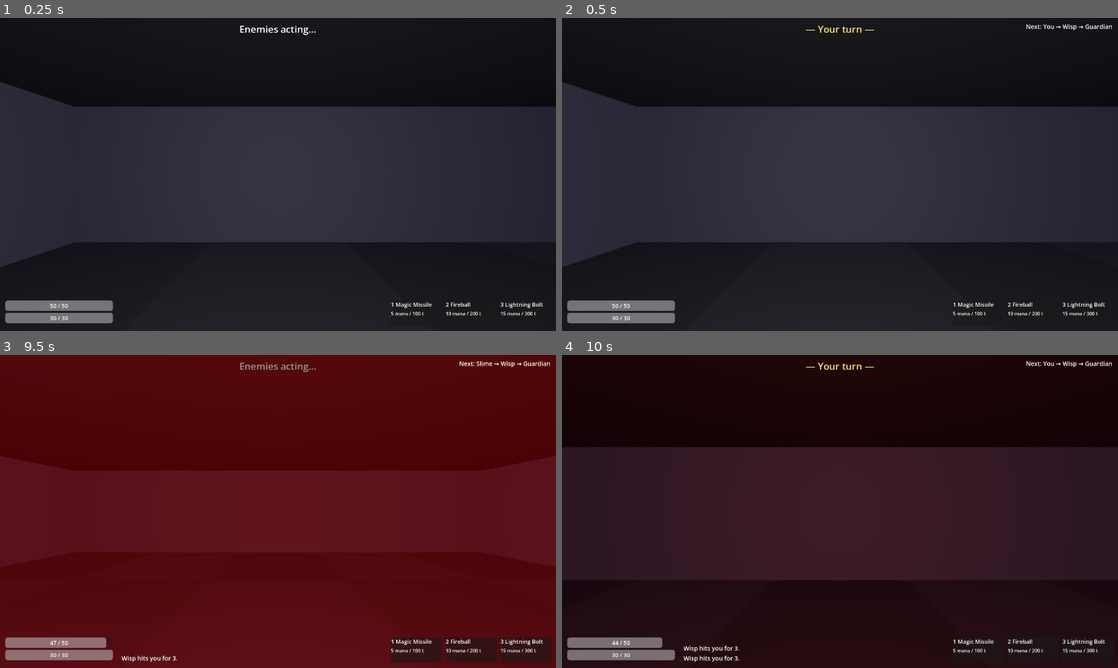
Above: before the commit, frames 1-4 (two rows, left to right).
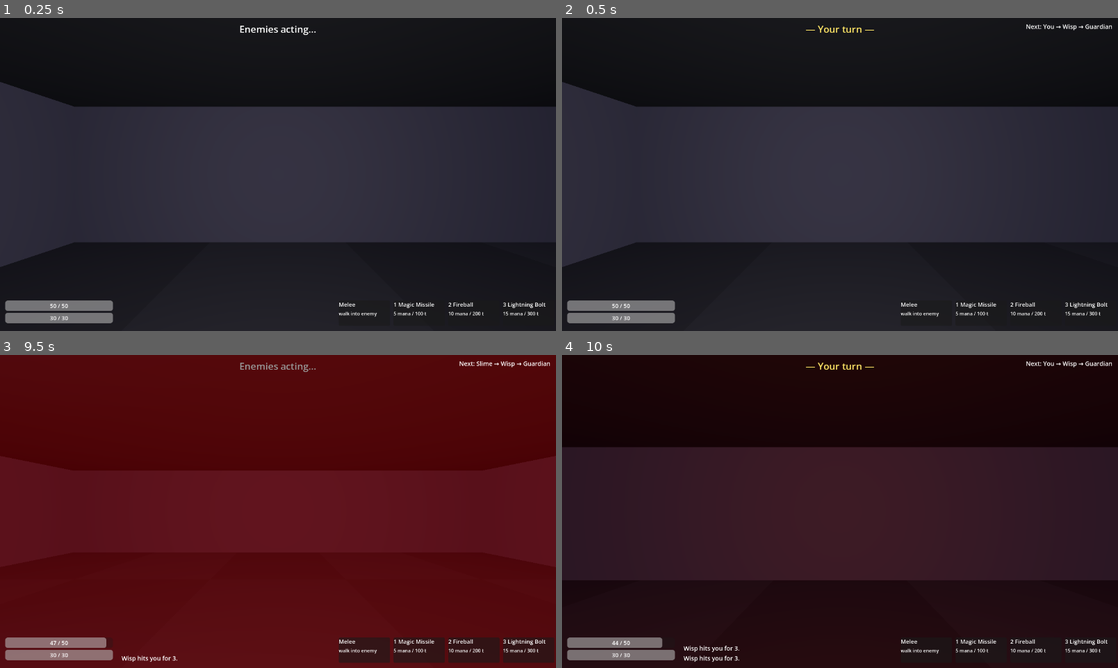
Above: after the commit, the same moments.

Repository: derekhsu/WizardTutorial
Game: Godot game, scene res://scenes/main.tscn
The game is run twice, just before and just after one commit, with the same random seed, the same clock (stepped at 60 frames per second) and the same inputs.
Inputs (mouse positions are in pixels of both pictures, inside the frame that each line leads up to):
- Up to frame 1 (0.25 s): no input
- Up to frame 2 (0.5 s): no input
- Up to frame 3 (9.5 s): tap Enter at 0.5, 2, 6.5 s; move the mouse to (400, 495) at 0.52 s; hold D (strafe_right) 0.53-1.28 s; hold 1 (spell_1) 0.53-1.28 s; click (400, 495) at 0.67 s; tap Space (wait) at 1.25, 2.85, 4.25 s; move the mouse to (166, 527) at 1.27 s; hold S (move_back) 1.28-2.03 s; tap 2 (spell_2) at 1.35, 8.85 s; move the mouse to (333, 442) at 2.02 s; hold D (strafe_right) 2.03-2.78 s; hold 3 (spell_3) 2.03-2.78 s; move the mouse to (250, 574) at 2.77 s; hold W (move_forward) 2.78-3.53 s; click (250, 574) at 2.92 s; move the mouse to (444, 558) at 3.52 s; hold A (strafe_left) 3.53-5.03 s; tap R at 3.6, 7.35 s; move the mouse to (111, 464) at 4.27 s; tap 1 (spell_1) at 4.35 s; move the mouse to (305, 511) at 5.02 s; hold S (move_back) 5.03-5.78 s; hold 2 (spell_2) 5.03-5.78 s; click (305, 511) at 5.17 s; move the mouse to (194, 433) at 5.77 s; hold D (strafe_right) 5.78-6.53 s; tap 3 (spell_3) at 5.85 s; move the mouse to (400, 495) at 6.52 s; hold W (move_forward) 6.53-7.28 s; hold Space (wait) 6.53-7.28 s; move the mouse to (166, 527) at 7.27 s; hold D (strafe_right) 7.28-8.03 s; click (166, 527) at 7.42 s; move the mouse to (333, 442) at 8.02 s; hold S (move_back) 8.03-8.78 s; hold 1 (spell_1) 8.03-8.78 s; move the mouse to (250, 574) at 8.77 s; hold A (strafe_left) from 8.78 s (still down)
- Up to frame 4 (10 s): move the mouse to (1006, 558) at 9.52 s; release A (strafe_left) at 9.53 s; hold W (move_forward) from 9.53 s (still down); hold 3 (spell_3) from 9.53 s (still down); click (1006, 558) at 9.67 s

The runs differ from the first frame. In frame 1, 0.4% of the frame differs, in the area x 60-99%, y 90-96%; in frame 2, 0.4%; in frame 3, 1.3%, in the area x 60-100%, y 90-99%; in frame 4, 0.4%.

Commit message:
Add melee hint to spell bar

Diff:
--- a/scenes/hud.tscn
+++ b/scenes/hud.tscn
@@ -91,11 +91,24 @@
 anchor_top = 1.0
 anchor_right = 1.0
 anchor_bottom = 1.0
-offset_left = -380.0
+offset_left = -500.0
 offset_top = -70.0
 offset_right = -12.0
 offset_bottom = -12.0
 theme_override_constants/separation = 8
+
+[node name="MeleeHint" type="PanelContainer" parent="SpellBar"]
+custom_minimum_size = Vector2(118, 58)
+
+[node name="VBox" type="VBoxContainer" parent="SpellBar/MeleeHint"]
+
+[node name="Title" type="Label" parent="SpellBar/MeleeHint/VBox"]
+theme_override_font_sizes/font_size = 13
+text = "Melee"
+
+[node name="Cost" type="Label" parent="SpellBar/MeleeHint/VBox"]
+theme_override_font_sizes/font_size = 11
+text = "walk into enemy"
 
 [node name="Overlay" type="ColorRect" parent="."]
 anchors_preset = 15
